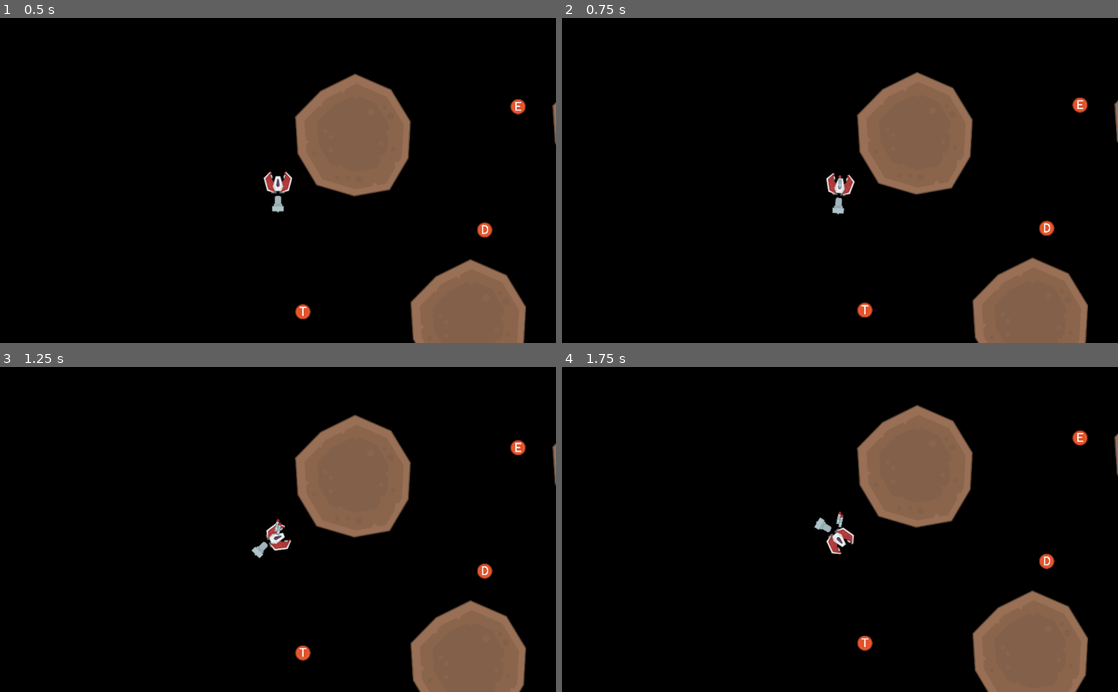
Above: before the commit, frames 1-4 (two rows, left to right).
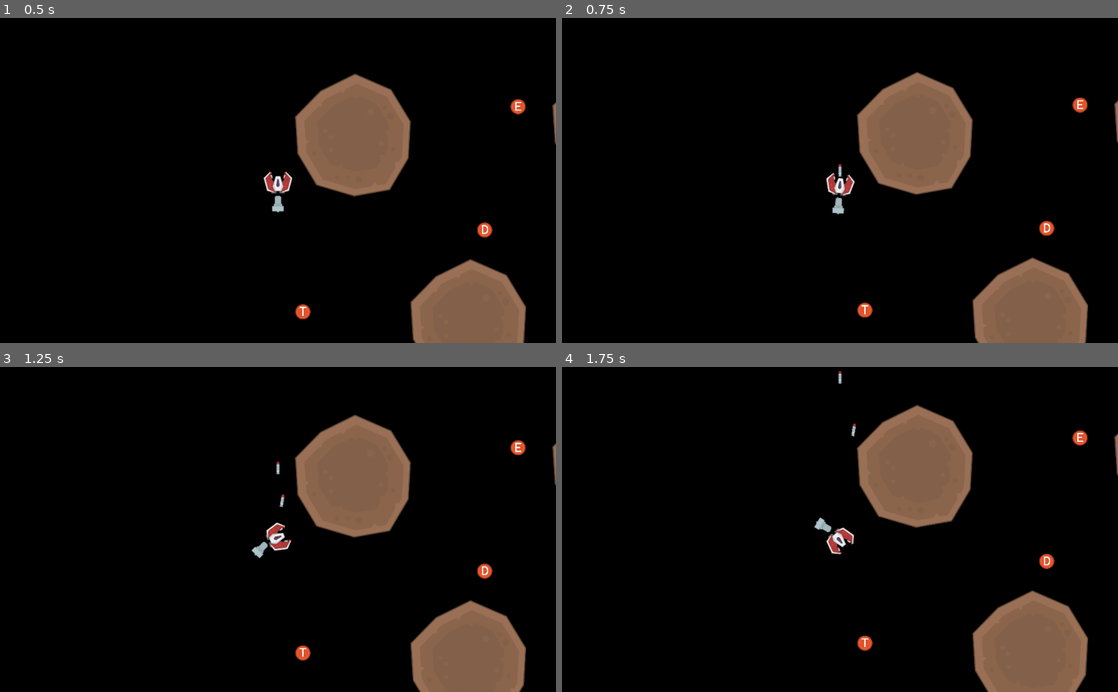
Above: after the commit, the same moments.

Repository: Comyune/game-drifter
Game: Godot game, scene res://main.tscn
The game is run twice, just before and just after one commit, with the same random seed, the same clock (stepped at 60 frames per second) and the same inputs.
Inputs (mouse positions are in pixels of both pictures, inside the frame that each line leads up to):
- Up to frame 1 (0.5 s): no input
- Up to frame 2 (0.75 s): tap Enter (ui_accept) at 0.5 s; move the mouse to (962, 164) at 0.52 s; hold Right (ui_right) from 0.53 s (still down); click (962, 164) at 0.67 s
- Up to frame 3 (1.25 s): keep holding Right (ui_right); tap Enter (ui_accept) at 0.77 s
- Up to frame 4 (1.75 s): release Right (ui_right) at 1.25 s; drag from (728, 545) to (812, 594) at 1.27 s

Frame 1 is identical in both runs. In frame 2, less than 0.1% of the frame differs, in the area x 49-51%, y 44-53%; in frame 3, 0.1%, in the area x 49-52%, y 29-52%; in frame 4, 0.1%.

Commit message:
Missile shooting with decent impulse and forces

Diff:
--- a/godot-project/player/player.tscn
+++ b/godot-project/player/player.tscn
@@ -12,7 +12,6 @@
 [node name="StartLink" parent="." instance=ExtResource( 1 )]
 position = Vector2( 0, 30 )
 linear_damp = 0.1
-angular_damp = 0.1
 
 [node name="StartLinkJoint" type="PinJoint2D" parent="."]
 position = Vector2( 0, 44 )
--- a/godot-project/player/projectiles/missile.gd
+++ b/godot-project/player/projectiles/missile.gd
@@ -1,6 +1,16 @@
 extends RigidBody2D
 
-export (float) var force = 400
+export (float) var initial_impulse  = 200.0
+export (float) var acceleration     = 10.0
+export (float) var maximum_velocity = 300.0
+var force = Vector2(0, -acceleration)
 
-func _physics_process(delta):
-	pass
+func _enter_tree():
+	apply_impulse(
+		Vector2.ZERO,
+		Vector2(0, -initial_impulse).rotated(rotation)
+	)
+
+func _integrate_forces(state: Physics2DDirectBodyState) -> void:
+	if state.get_linear_velocity().length() > maximum_velocity: return
+	add_central_force(force.rotated(rotation))
--- a/godot-project/player/projectiles/missile.tscn
+++ b/godot-project/player/projectiles/missile.tscn
@@ -10,6 +10,7 @@
 [node name="RigidBody2D" type="RigidBody2D"]
 collision_layer = 64
 collision_mask = 102
+mass = 0.2
 gravity_scale = 0.2
 script = ExtResource( 2 )
 
--- a/godot-project/project.godot
+++ b/godot-project/project.godot
@@ -121,7 +121,6 @@
 
 common/physics_fps=30
 common/physics_jitter_fix=0.8
-2d/physics_engine="GodotPhysics"
 3d/active_soft_world=false
 
 [rendering]
